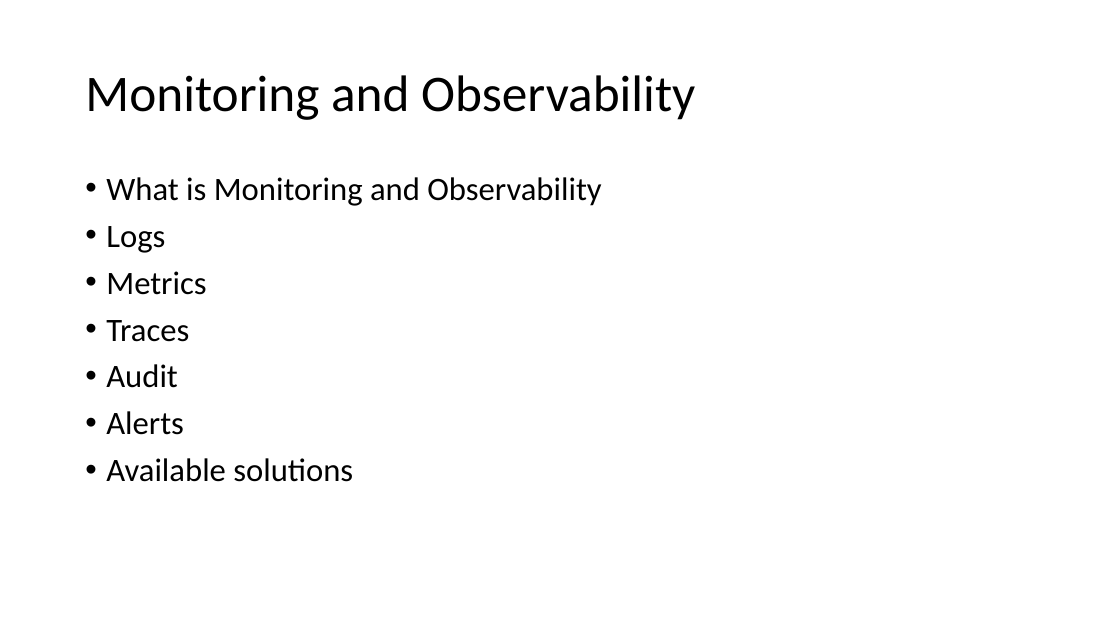
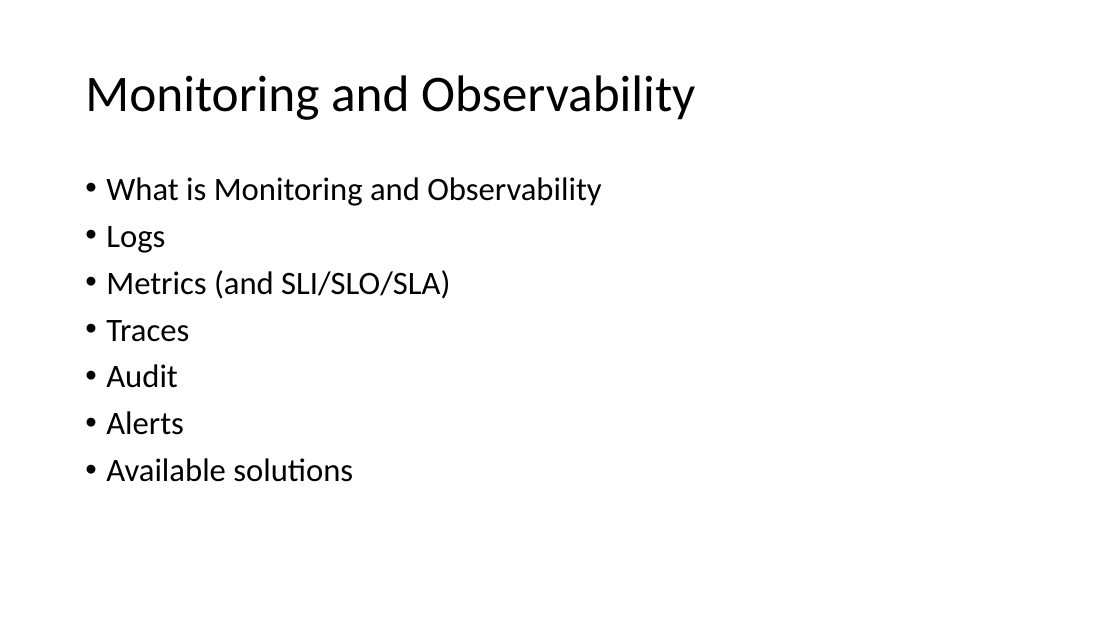
Before and after one commit to v1r7u/cloud_computing_old, a slide deck: slide 23 of presentations/05_Monitoring_Pricing.pptx. Drawn at 1120x630 pixels with LibreOffice and Linux fonts; fonts in the diff are those of the drawing. Boxes give left, top, right and bottom in pixels: in the first picture for what was removed or moved away, otherwise in the second. Text is boxed around its words. In the diff, an @@ line names an element or a change of style, - is before the commit and + after.

```diff
--- a/presentations/05_Monitoring_Pricing.pptx
+++ b/presentations/05_Monitoring_Pricing.pptx
@@ text at (106,270,450,299): text changed @@
-• Metrics
+• Metrics (and SLI/SLO/SLA)
```
Also in this commit, not shown: 10 other slides changed, 3 other files.
